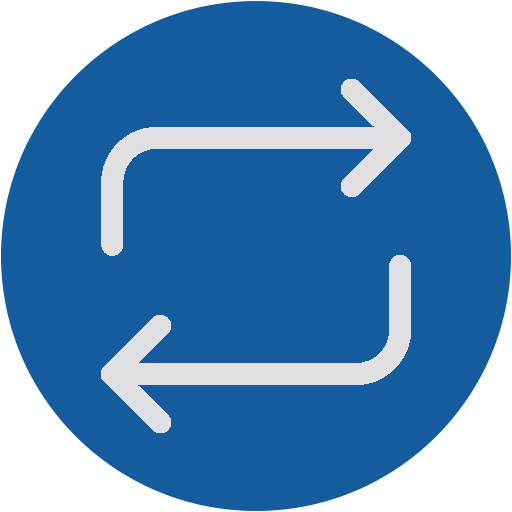
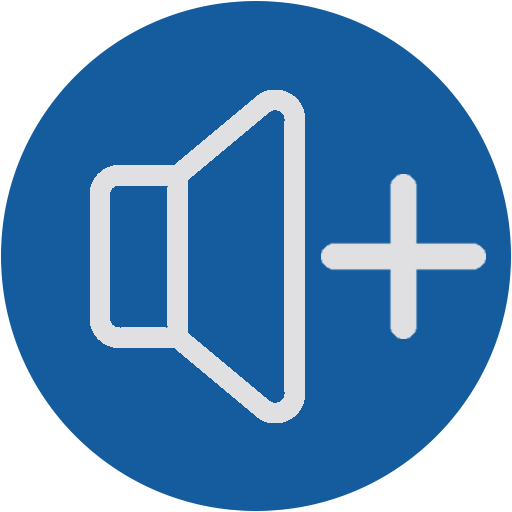
Comparing the layer stacks of the two 512x512 images. Changes:
added layer "volume_up_icon" above "volume_down_icon" over left=321, top=174, right=486, bottom=339
added layer "volume" above "repeat" over left=90, top=90, right=305, bottom=423
hid "repeat" over left=101, top=79, right=411, bottom=433
